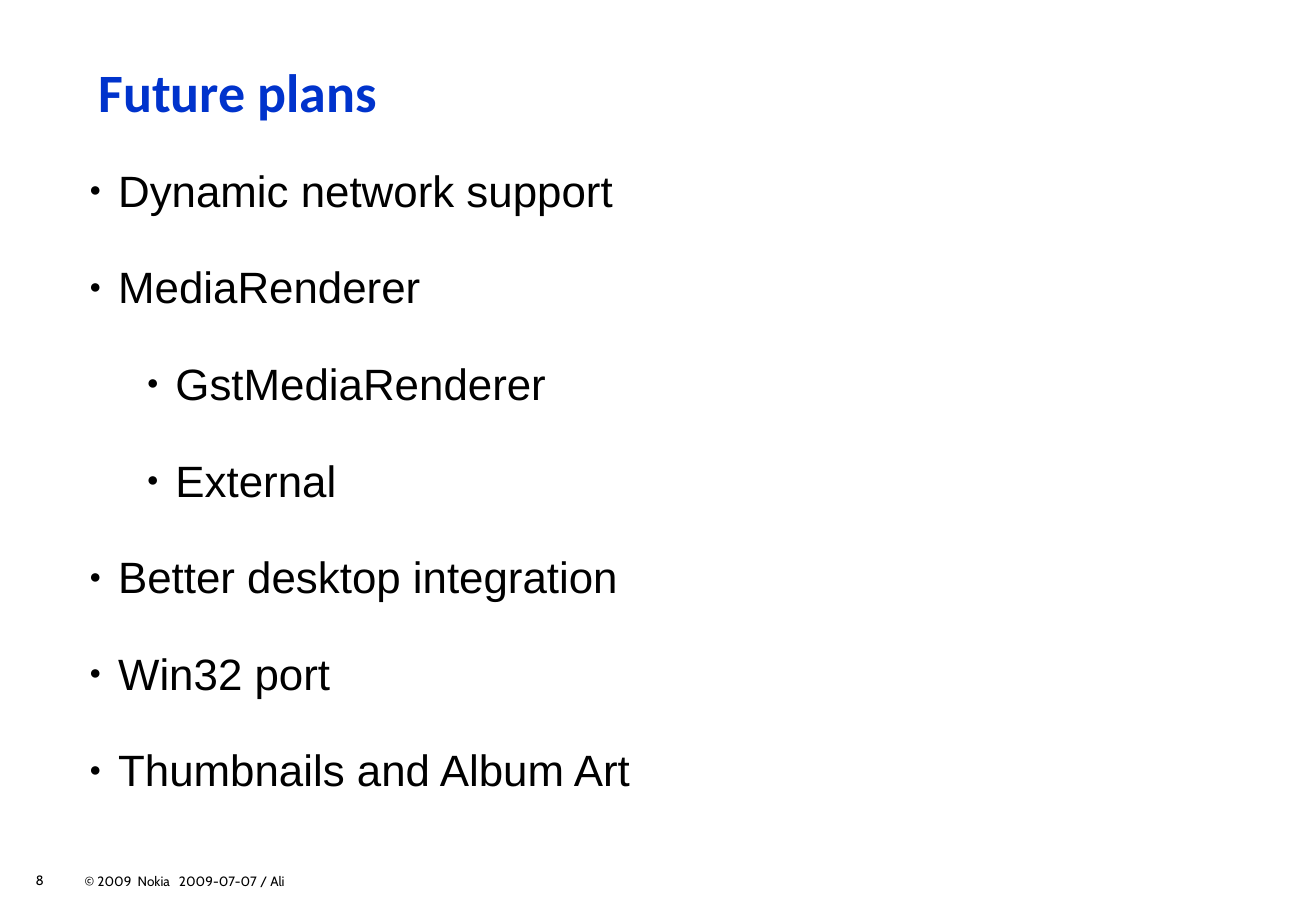
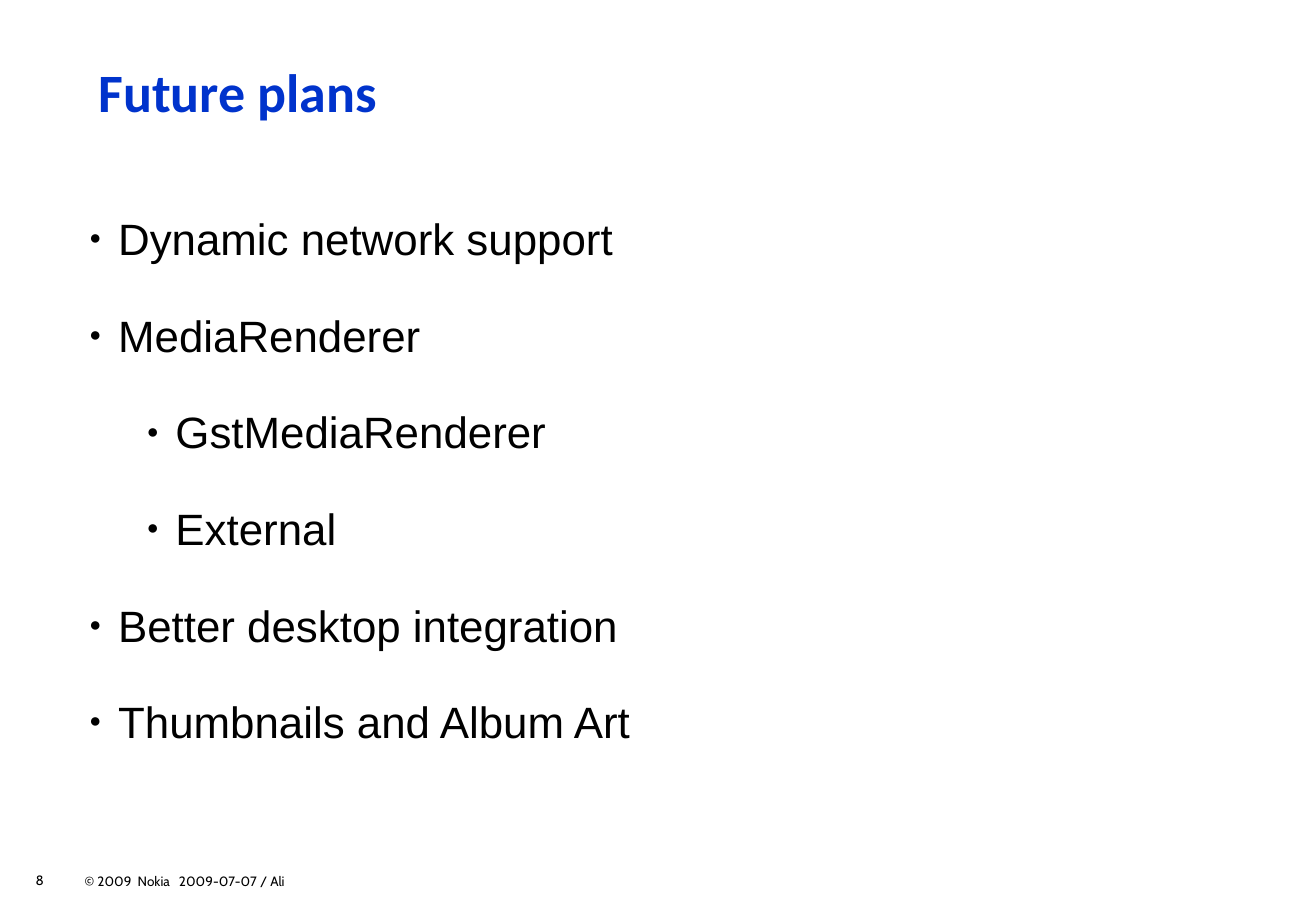
Before and after one commit to zeenix/rygel-presentation-2009, a slide deck: slide 8 of slides.odp. Drawn at 1316x911 pixels with LibreOffice and Linux fonts; fonts in the diff are those of the drawing; background and template pictures are left out. Boxes give left, top, right and bottom in pixels: in the first picture for what was removed or moved away, otherwise in the second. Text is boxed around its words. In the diff, an @@ line names an element or a change of style, - is before the commit and + after.

Commit message:
"Win32 port" -> "Portability"

```diff
--- a/slides.odp
+++ b/slides.odp
@@ text "Dynamic network support": place and size @@
-text "Dynamic network support" at (118,175,618,787)
+text "Dynamic network support" at (118,223,630,739)
@@ text at (118,658,331,699): paragraph removed @@
-  ● Win32 port
```
Also in this commit, not shown: 1 other slide changed.
